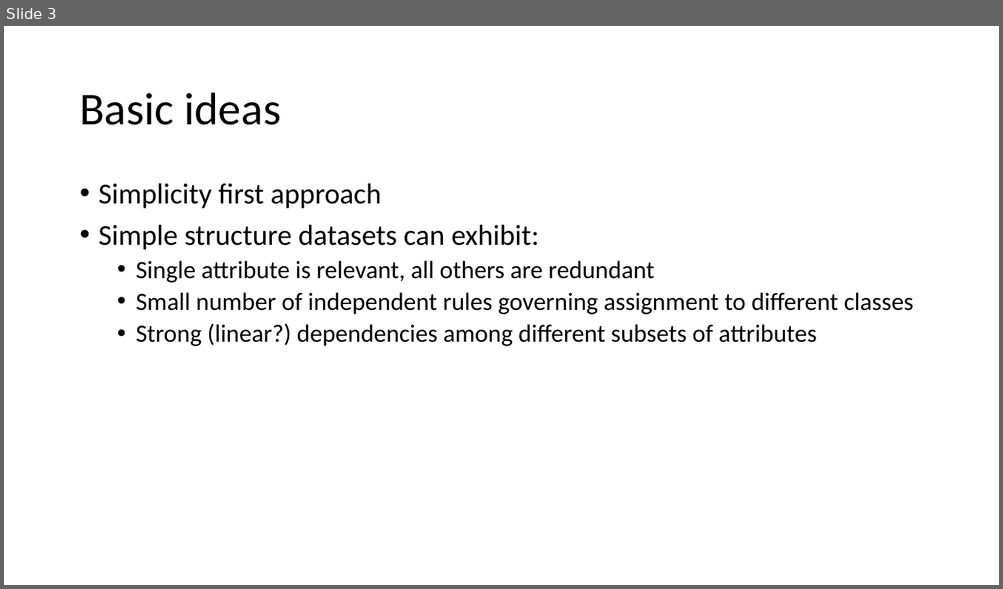
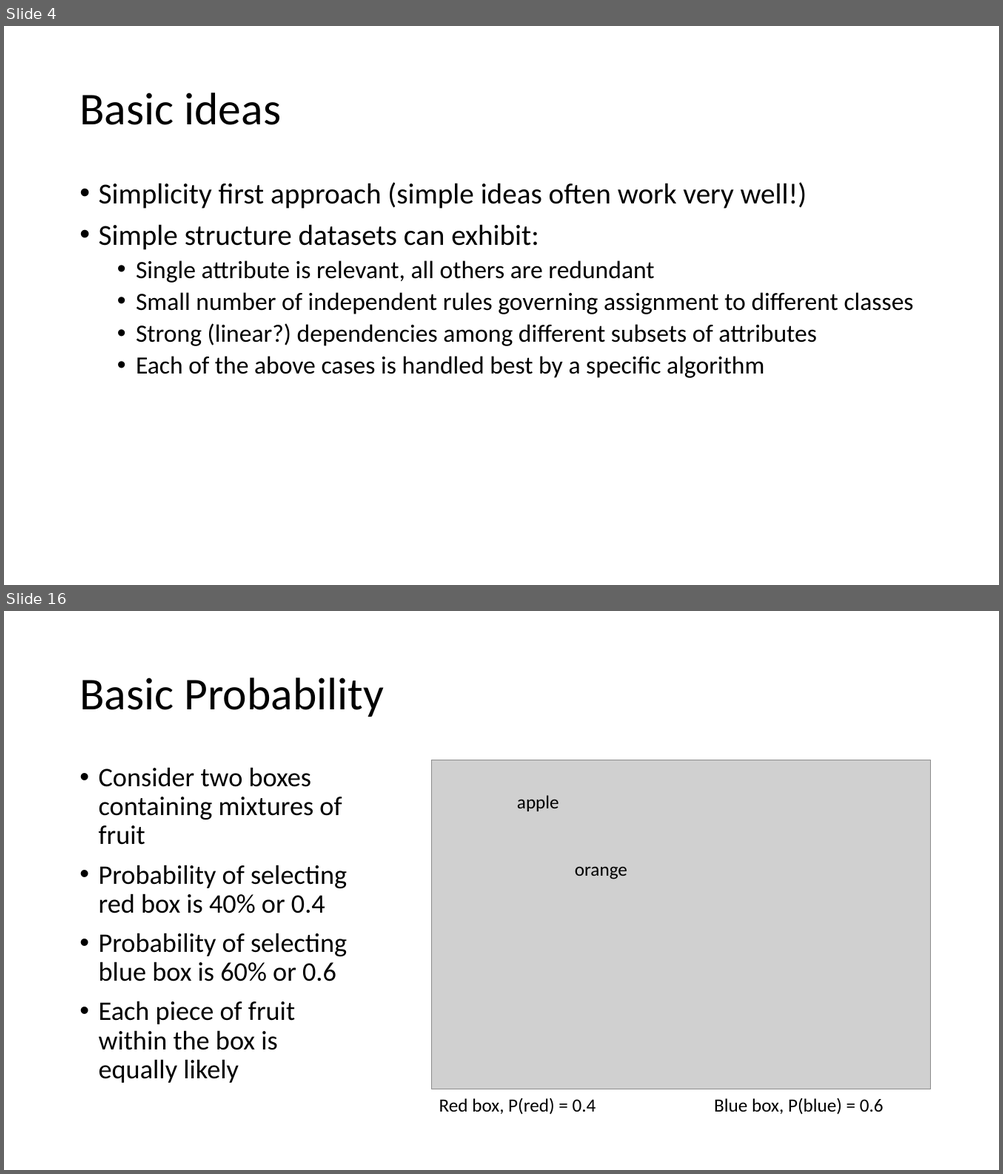
Before and after one commit to russellu/cs405, a slide deck: Lecture_04.pptx. Shown one above the other, each under a label of ours: slide 3 before the commit, slides 4 and 16 after it; the slides between them are not shown. The pictures are 1003x589 and 1003x1174 pixels, drawn with LibreOffice and Linux fonts; fonts in the diff are those of the drawing; grey boxes stand for pictures. Boxes give left, top, right and bottom in pixels: in the first picture for what was removed or moved away, otherwise in the second. Text is boxed around its words. In the diff, an @@ line names an element or a change of style, - is before the commit and + after.

```diff
--- a/Lecture_04.pptx
+++ b/Lecture_04.pptx
@@ slide 16 added at (4, 611, 999, 1170), background #FFFFFF @@
@@ title added at (79, 678, 384, 717), 44 pt, text #000000 @@
+Basic Probability
@@ picture added at (432, 760, 930, 1090) @@
@@ text added at (99, 767, 347, 1083), 25.9 pt, text #000000 @@
+• Consider two boxes containing mixtures of fruit
+• Probability of selecting red box is 40% or 0.4
+• Probability of selecting blue box is 60% or 0.6
+• Each piece of fruit within the box is equally likely
@@ text added at (517, 795, 559, 812), 18 pt, text #000000 @@
+apple
@@ text added at (575, 866, 627, 880), 18 pt, text #000000 @@
+orange
@@ text added at (439, 1098, 596, 1115), 18 pt, text #000000 @@
+Red box, P(red) = 0.4
@@ text added at (714, 1098, 883, 1115), 18 pt, text #000000 @@
+Blue box, P(blue) = 0.6
@@ what was slide 3 is now slide 4 @@
@@ slide 4 changed as well @@
@@ text at (99, 182, 807, 209): text changed @@
-• Simplicity first approach
+• Simplicity first approach (simple ideas often work very well!)
@@ text at (136, 356, 764, 378): paragraph added @@
+  • Each of the above cases is handled best by a specific algorithm
```
Also in this commit, not shown: 18 other slides added.
